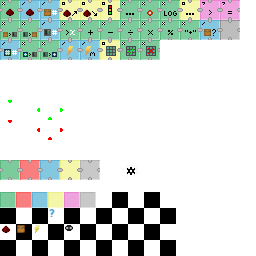
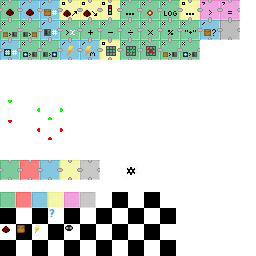
Comparing the layer stacks of the two 256x256 images. Changes:
painted on "icons.png" over [160, 40, 200, 60]
